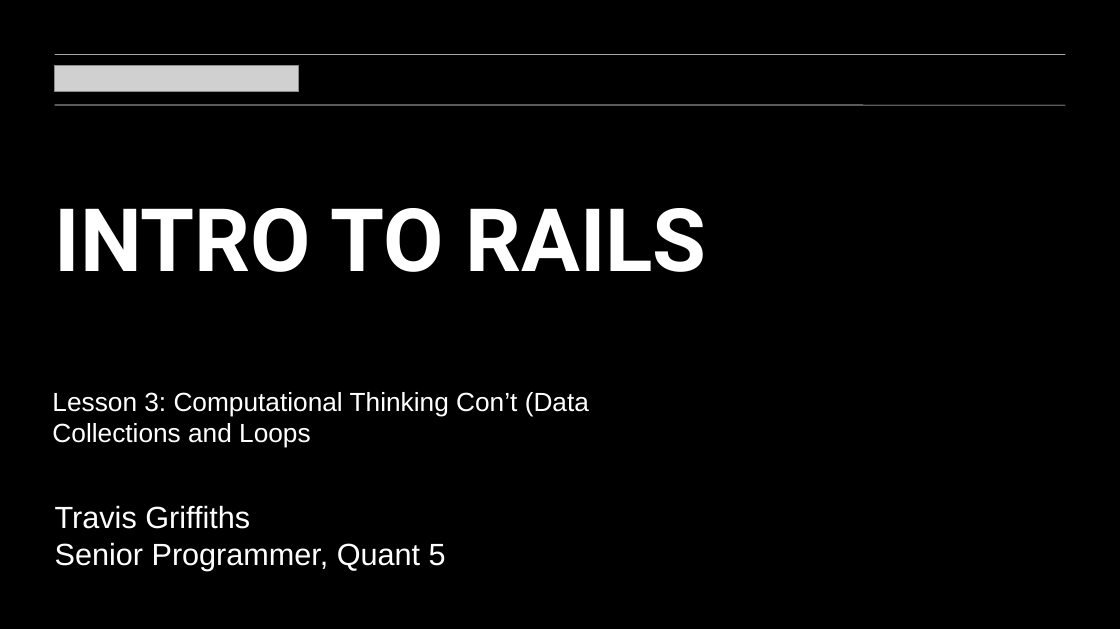
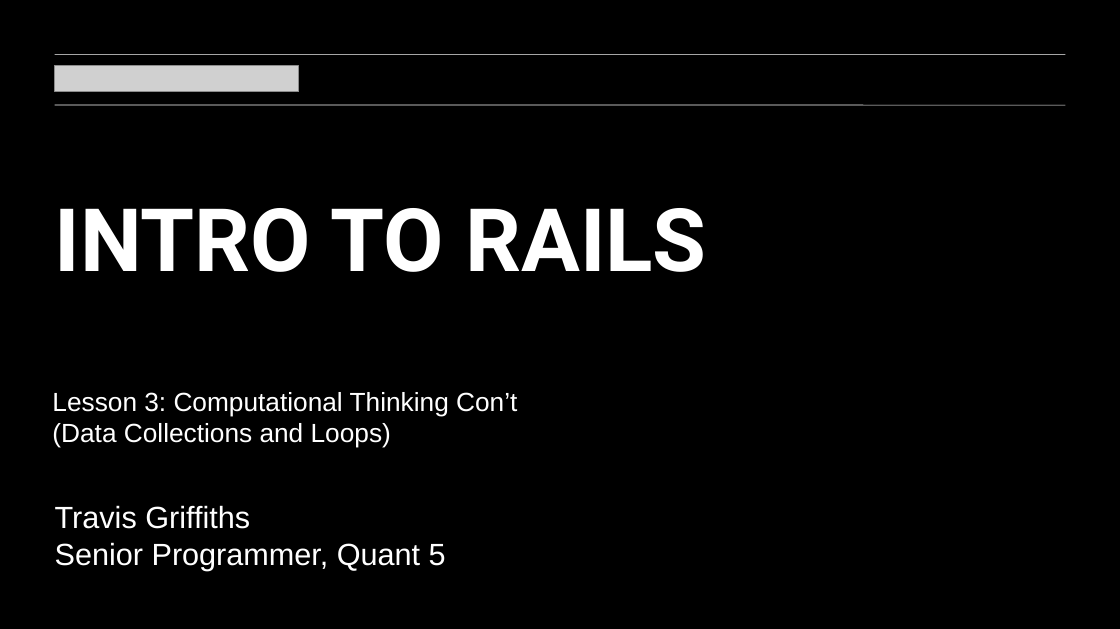
Before and after one commit to TravisGriffiths/ITR-BOS-01, a slide deck: slide 1 of Slides/03_ITR_slides.ppt. Drawn at 1120x629 pixels with LibreOffice and Linux fonts; fonts in the diff are those of the drawing; grey boxes stand for pictures. Boxes give left, top, right and bottom in pixels: in the first picture for what was removed or moved away, otherwise in the second. Text is boxed around its words. In the diff, an @@ line names an element or a change of style, - is before the commit and + after.

Commit message:
changes to powerpoint Arrays, Hashes, and Loops

```diff
--- a/Slides/03_ITR_slides.ppt
+++ b/Slides/03_ITR_slides.ppt
@@ text at box(52, 392, 517, 448): text changed @@
-Lesson 3: Computational Thinking Con’t (Data Collections and Loops
+Lesson 3: Computational Thinking Con’t
+(Data Collections and Loops)
```
Also in this commit, not shown: 1 other slide changed.
